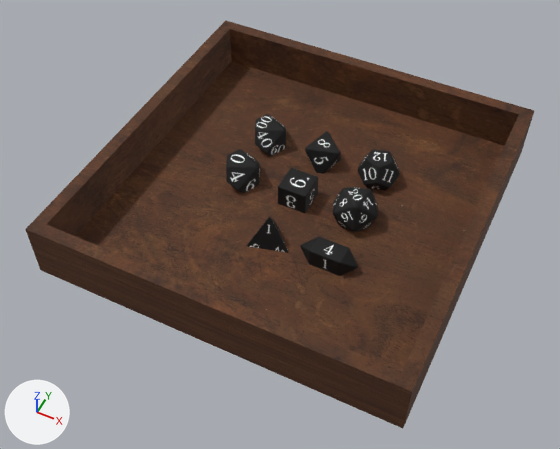
What one commit did to the Blender file models/dice.blend.
Camera for both pictures: a camera (50 mm lens) standing at (0.11, -0.24, 0.279) and looking at (-0.002, -0.016, -0.001). The axes (+X, +Y, +Z) are drawn at lower left. The lights are the same throughout.

The first picture shows 'Tray', 'd00', 'd10', 'd12', 'd20', 'd4', 'd4_alt_fixed', 'd6', 'd8'.
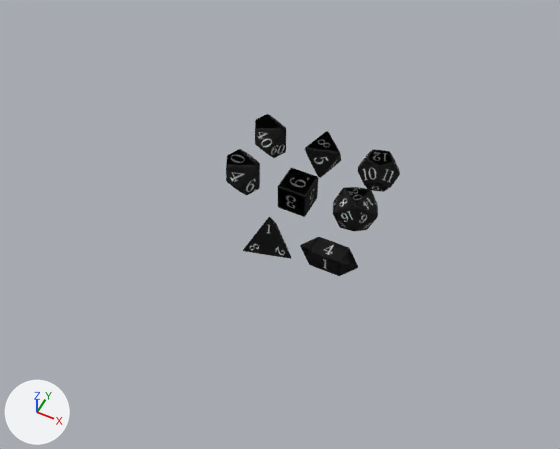
Changed parts and their boxes [x1, y1, x2, y2] in the pictures (560 x 449 px):
'Tray', hidden (brown)
    before: [25, 20, 534, 428]
'd20_unbaked', added (black)
    after: [333, 187, 378, 231]
'd4_alt_fixed_unbaked', added (black)
    after: [300, 237, 358, 275]
'd12_unbaked', added (black)
    after: [358, 150, 400, 192]
'd6_unbaked', added (black)
    after: [278, 168, 318, 216]
'd10_unbaked', added (black)
    after: [227, 149, 260, 195]
'd8_unbaked', added (black)
    after: [305, 132, 341, 177]
'd00_unbaked', added (black)
    after: [256, 114, 286, 157]
'd4_unbaked', added (black)
    after: [244, 217, 291, 256]
'd20', unchanged, covered by the edit
    both: [333, 187, 378, 231]
'd4_alt_fixed', unchanged, covered by the edit
    both: [300, 237, 358, 276]
'd6', unchanged, covered by the edit
    before: [278, 168, 318, 213]
    after: [278, 168, 318, 217]
'd12', unchanged, covered by the edit
    before: [358, 149, 400, 190]
    after: [358, 149, 400, 192]

The edits, one by one:
Object 'Tray' (ob_tray) is now hidden.
Object 'd4_alt_fixed_unbaked' (ob_d4_alt_fixed_unbaked) is new; it shows me_cylinder_003.
Its location is (0.03, -0.03, 0.0075).
Its rotation in degrees is (90, 0, 0).
Its scale is (0.005, 0.005, 0.005).
It gains a BEVEL modifier named 'Bevel'.
Modifier setting: segments = 3.
Object 'd12_unbaked' (ob_d12_unbaked) is new; it shows me_polydicegenerator_007.
Its location is (0.03, 0.03, 0.009).
Its scale is (0.001, 0.001, 0.001).
It gains a BEVEL modifier named 'Bevel'.
Modifier setting: width = 0.75.
Modifier setting: width_pct = 0.75.
Modifier setting: segments = 3.
Object 'd8_unbaked' (ob_d8_unbaked) is new; it shows me_polydicegenerator_006.
Its location is (0.0, 0.03, 0.0075).
Its scale is (0.001, 0.001, 0.001).
It gains a BEVEL modifier named 'Bevel'.
Modifier setting: width = 0.75.
Modifier setting: width_pct = 0.75.
Modifier setting: segments = 3.
Object 'd00_unbaked' (ob_d00_unbaked) is new; it shows me_polydicegenerator_005.
Its location is (-0.03, 0.03, 0.008).
Its scale is (0.001, 0.001, 0.001).
It gains a BEVEL modifier named 'Bevel'.
Modifier setting: width = 0.75.
Modifier setting: width_pct = 0.75.
Modifier setting: segments = 3.
Object 'd4_unbaked' (ob_d4_unbaked) is new; it shows me_polydicegenerator_004.
Its location is (0.0, -0.03, 0.005).
Its scale is (0.001, 0.001, 0.001).
It gains a BEVEL modifier named 'Bevel'.
Modifier setting: width = 0.75.
Modifier setting: width_pct = 0.75.
Modifier setting: segments = 3.
Object 'd10_unbaked' (ob_d10_unbaked) is new; it shows me_polydicegenerator_003.
Its location is (-0.03, 0.0, 0.008).
Its scale is (0.001, 0.001, 0.001).
It gains a BEVEL modifier named 'Bevel'.
Modifier setting: width = 0.75.
Modifier setting: width_pct = 0.75.
Modifier setting: segments = 3.
Object 'd20_unbaked' (ob_d20_unbaked) is new; it shows me_polydicegenerator_002.
Its location is (0.03, 0.0, 0.01).
Its scale is (0.001, 0.001, 0.001).
It gains a BEVEL modifier named 'Bevel'.
Modifier setting: width = 0.75.
Modifier setting: width_pct = 0.75.
Modifier setting: segments = 3.
Object 'd6_unbaked' (ob_d6_unbaked) is new; it shows me_polydicegenerator_001.
Its location is (0.0, 0.0, 0.0075).
Its scale is (0.001, 0.001, 0.001).
It gains a BEVEL modifier named 'Bevel'.
Modifier setting: width = 0.75.
Modifier setting: width_pct = 0.75.
Modifier setting: segments = 3.
